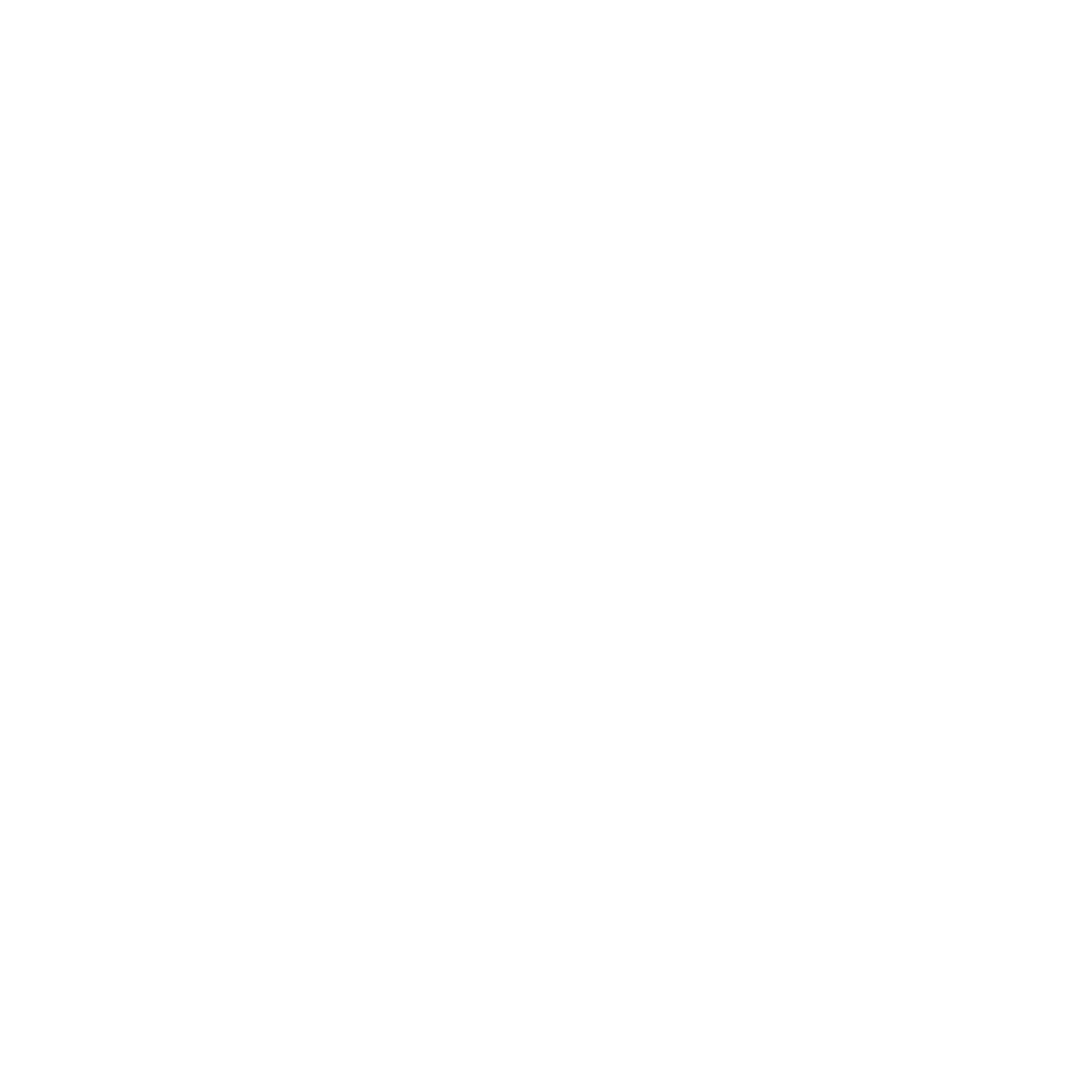
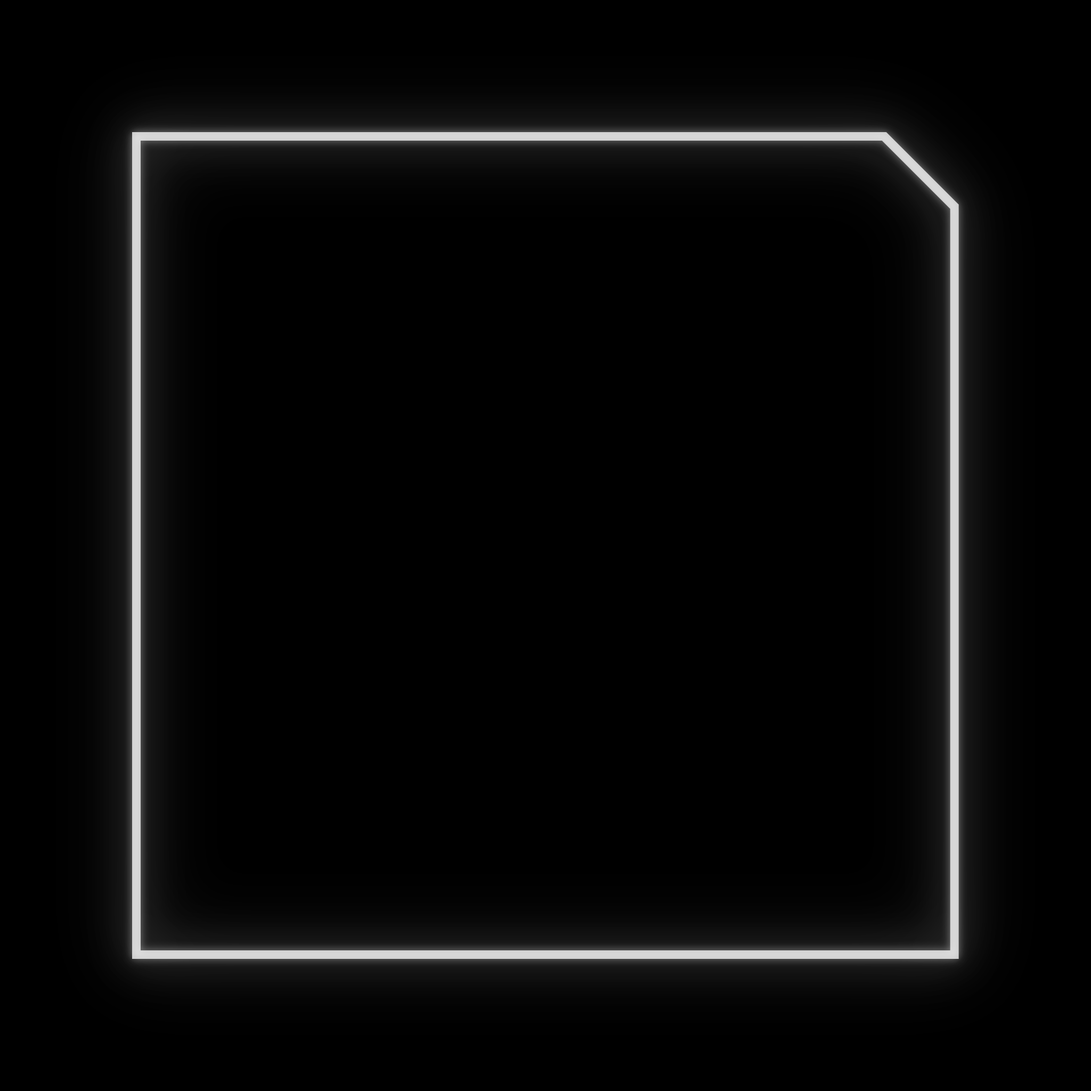
Two versions of the same layered image (w=1091, h=1091). Layer-by-layer changes:
added layer "Shape 5 copy 3" (40%) above "Shape 5 copy 2" over [43, 43, 1048, 1048]
added layer "Shape 5 copy 2" (34%) above "Shape 5 copy" over [81, 81, 1010, 1011]
added layer "Shape 5 copy" (45%) above "Shape 5" over [120, 120, 971, 971]
"Shape 5": opacity 100% → 75%, painted on it over [132, 132, 960, 960]
removed layer "Shape 4" over [136, 950, 956, 960]
removed layer "Shape 3" over [950, 204, 960, 960]
removed layer "Shape 2" over [880, 132, 960, 212]
removed layer "Shape 1" over [136, 132, 887, 141]
showed "Background" over [0, 0, 1091, 1091]
